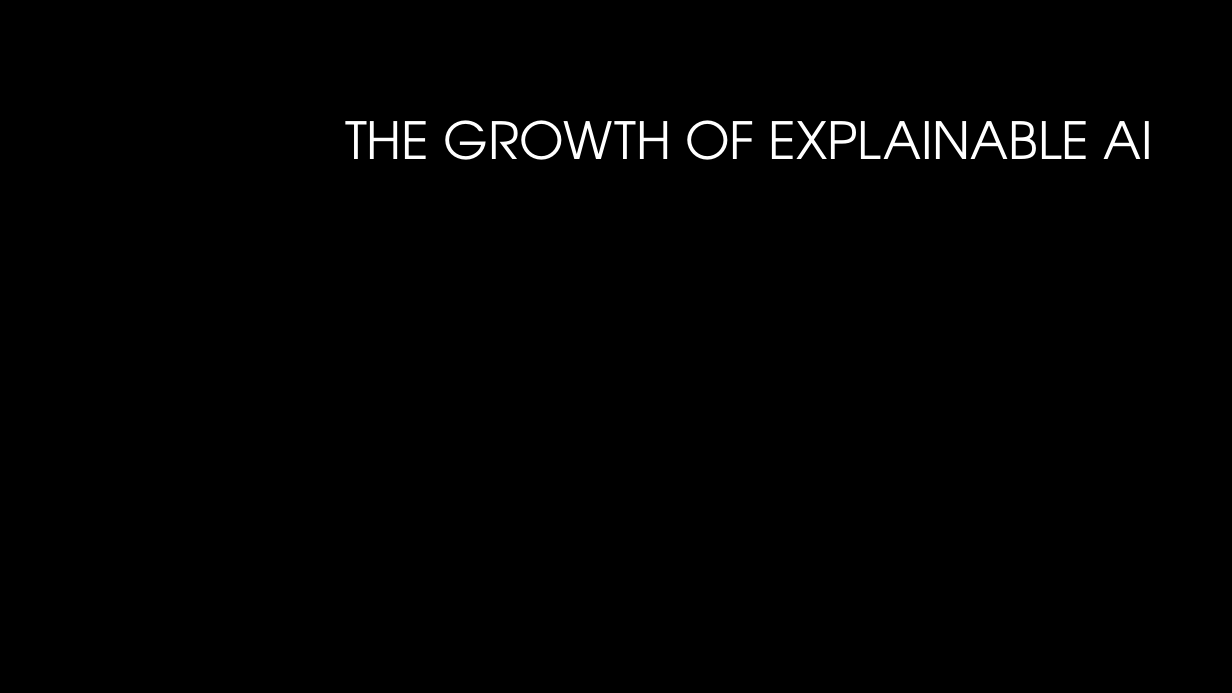
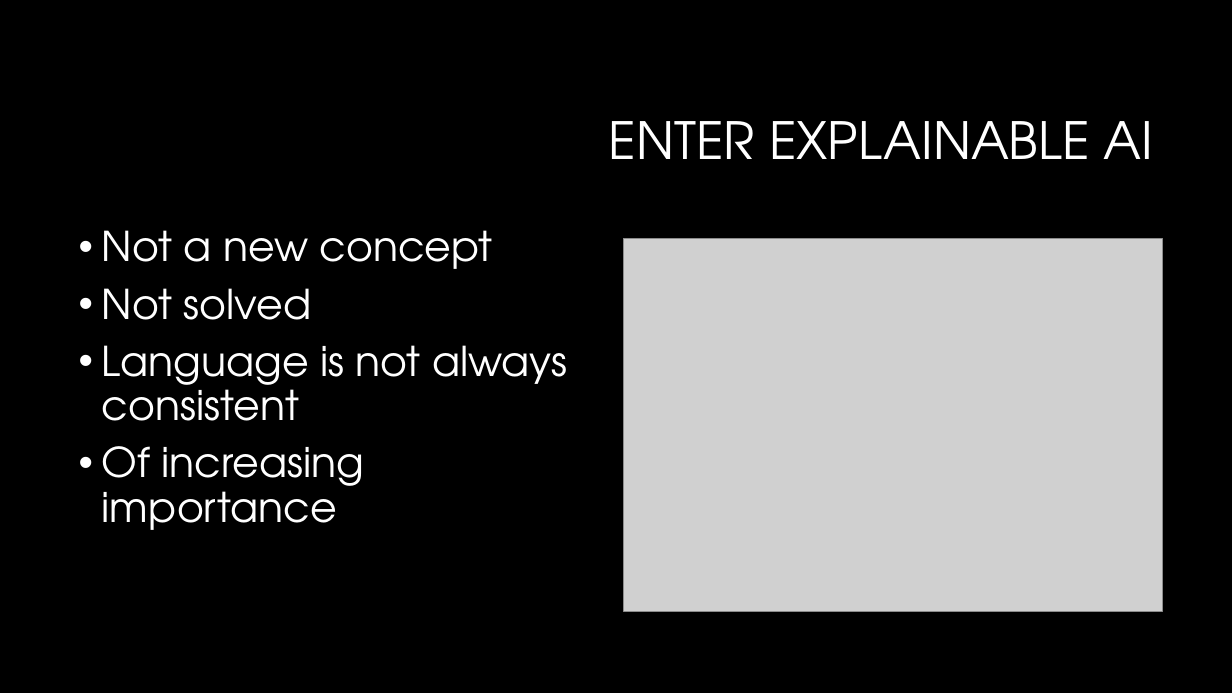
Before and after one commit to newmancodes/why-we-must-ask-why-of-machine-learning, a slide deck: slide 5 of Why We Must Ask Why of Machine Learning.pptx. Drawn at 1232x693 pixels with LibreOffice and Linux fonts; fonts in the diff are those of the drawing; grey boxes stand for pictures; background and template pictures are left out. Boxes give left, top, right and bottom in pixels: in the first picture for what was removed or moved away, otherwise in the second. Text is boxed around its words. In the diff, an @@ line names an element or a change of style, - is before the commit and + after.

```diff
--- a/Why We Must Ask Why of Machine Learning.pptx
+++ b/Why We Must Ask Why of Machine Learning.pptx
@@ title at (x1=609, y1=121, x2=1154, y2=159): text changed @@
-THE GROWTH OF EXPLAINABLE AI
+ENTER EXPLAINABLE AI
@@ text added at (x1=102, y1=230, x2=568, y2=530), 32 pt, text #FFFFFF @@
+• Not a new concept
+• Not solved
+• Language is not always consistent
+• Of increasing importance
@@ picture added at (x1=624, y1=238, x2=1163, y2=611) @@
```
Also in this commit, not shown: 4 other slides changed, 6 slides added, 1 slide removed, 1 other file.
